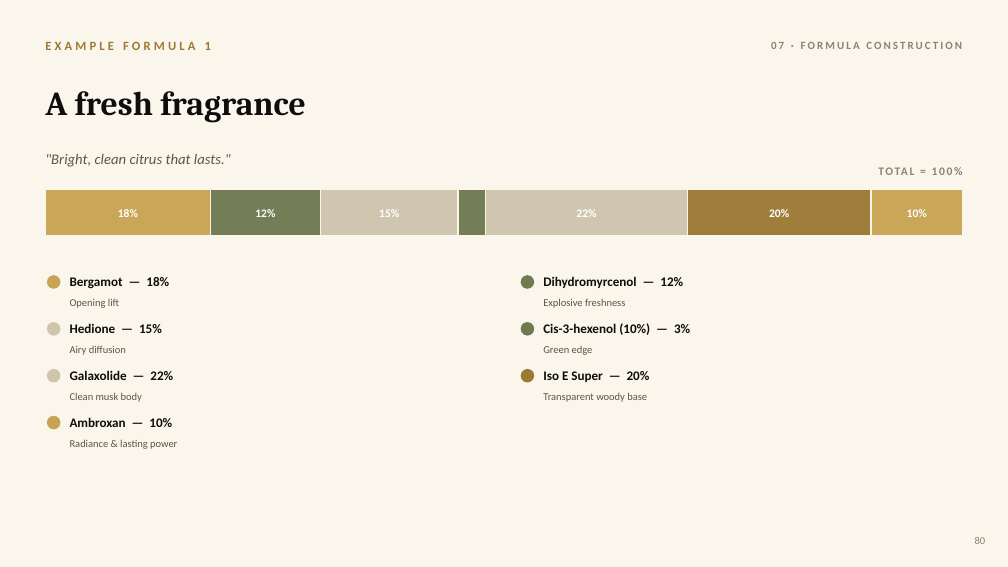
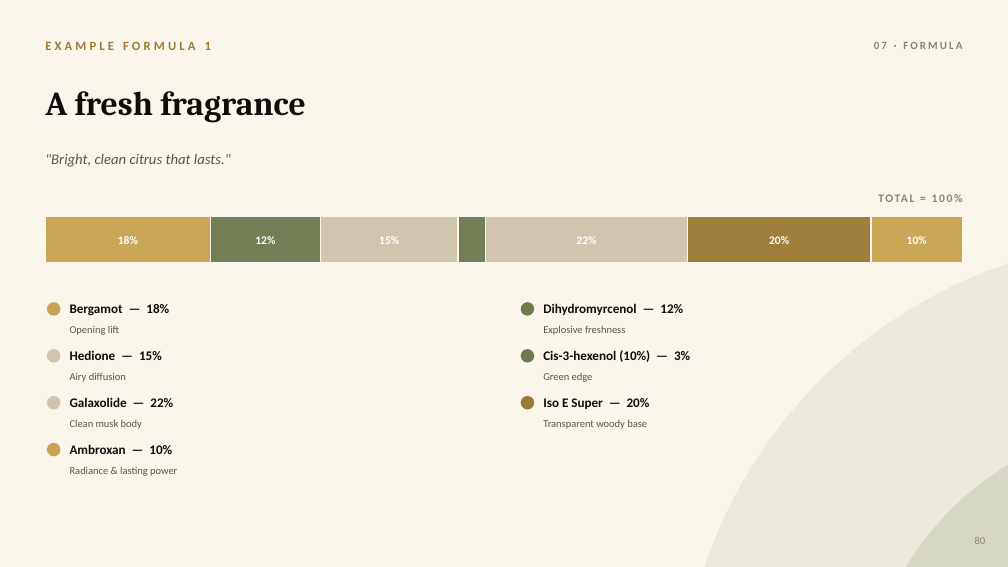
Before and after one commit to yevfumes/yev, a slide deck: slide 90 of course/YEVFUMES_Perfumery_Course.pptx. Drawn at 1008x567 pixels with LibreOffice and Linux fonts; fonts in the diff are those of the drawing. Boxes give left, top, right and bottom in pixels: in the first picture for what was removed or moved away, otherwise in the second. Text is boxed around its words. In the diff, an @@ line names an element or a change of style, - is before the commit and + after.

```diff
--- a/course/YEVFUMES_Perfumery_Course.pptx
+++ b/course/YEVFUMES_Perfumery_Course.pptx
@@ text at (x1=874, y1=42, x2=962, y2=49): text changed @@
-07 · FORMULA CONSTRUCTION
+07 · FORMULA
@@ 5 texts moved together from (x1=70, y1=157, x2=963, y2=335) to (x1=70, y1=185, x2=963, y2=362) @@
@@ ellipse added at (x1=679, y1=238, x2=1008, y2=567), fill #6E7A50 at 10% opacity @@
@@ 16 texts, 7 rectangles, 3 ellipses moved together from (x1=45, y1=189, x2=963, y2=449) to (x1=45, y1=216, x2=963, y2=476) @@
@@ ellipse moved from (x1=521, y1=322, x2=535, y2=336) to (x1=521, y1=302, x2=535, y2=316) @@
@@ ellipse moved from (x1=47, y1=369, x2=60, y2=383) to (x1=47, y1=349, x2=60, y2=363) @@
@@ ellipse moved from (x1=521, y1=275, x2=535, y2=289) to (x1=521, y1=349, x2=535, y2=363) @@
@@ ellipse moved from (x1=47, y1=322, x2=60, y2=336) to (x1=47, y1=396, x2=60, y2=410) @@
@@ ellipse added at (x1=863, y1=422, x2=1008, y2=567), fill #6E7A50 at 16% opacity @@
```
Also in this commit, not shown: 134 other slides changed.
